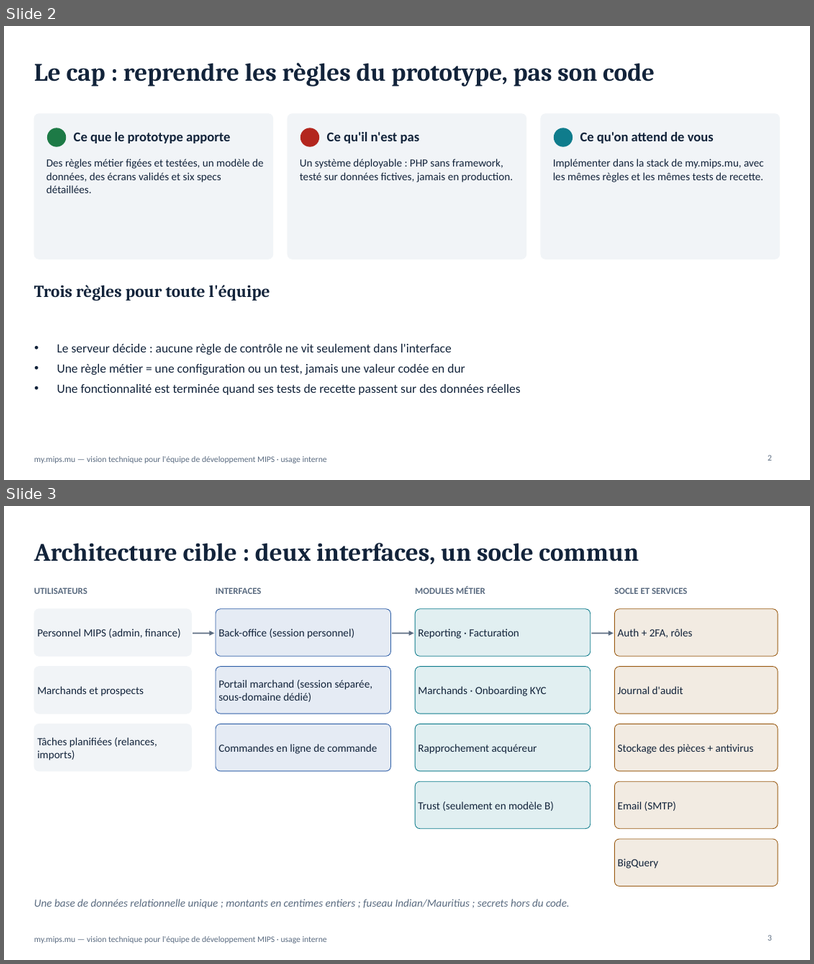
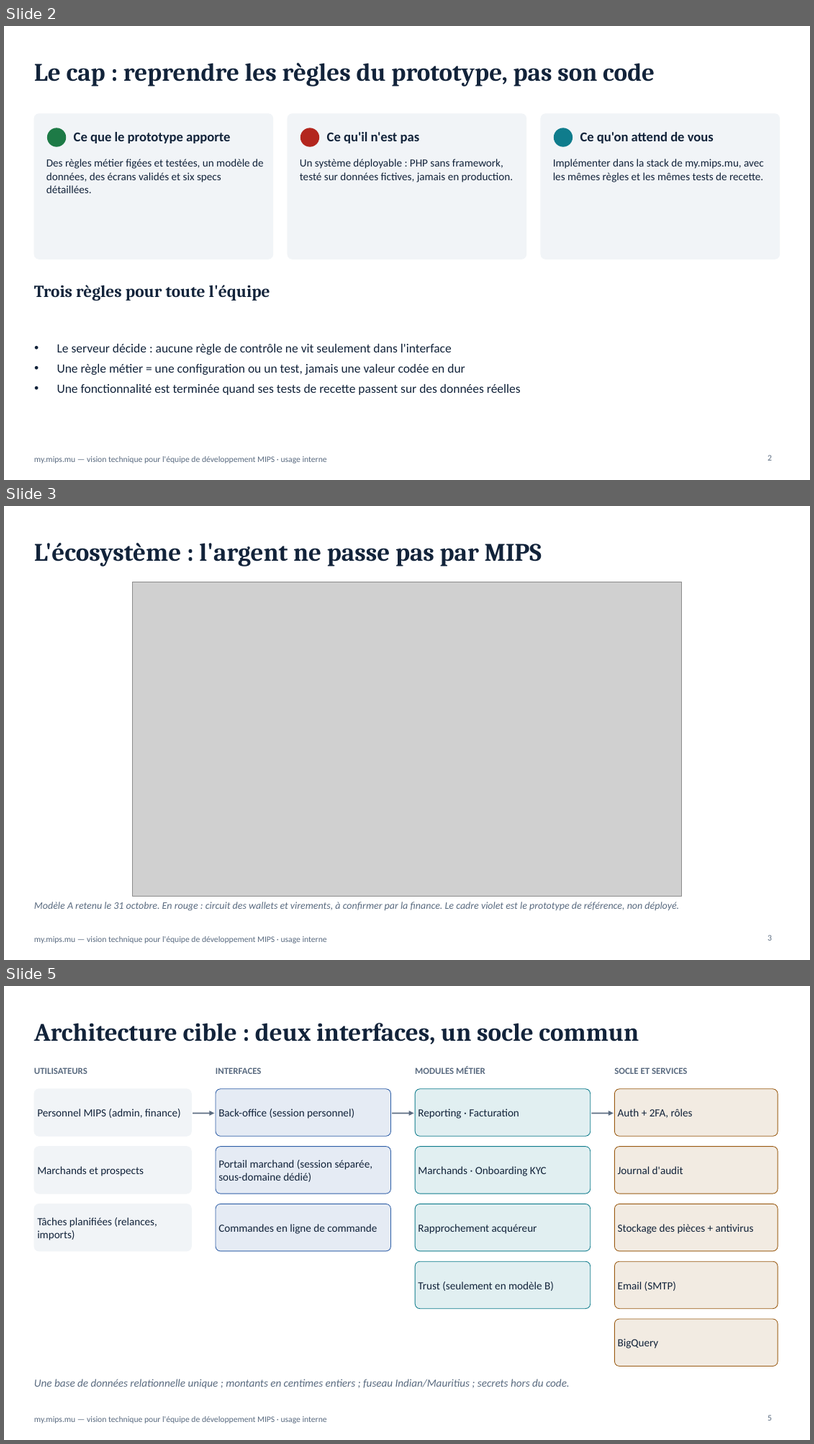
Before and after one commit to fmassonmips/mips-platform, a slide deck: outputs/recap/MIPS-vision-developpeurs.pptx. Shown one above the other, each under a label of ours: slides 2 and 3 before the commit, slides 2, 3 and 5 after it; the slides between them are not shown. The pictures are 814x964 and 814x1444 pixels, drawn with LibreOffice and Linux fonts; fonts in the diff are those of the drawing; grey boxes stand for pictures. Boxes give left, top, right and bottom in pixels: in the first picture for what was removed or moved away, otherwise in the second. Text is boxed around its words. In the diff, an @@ line names an element or a change of style, - is before the commit and + after.

```diff
--- a/outputs/recap/MIPS-vision-developpeurs.pptx
+++ b/outputs/recap/MIPS-vision-developpeurs.pptx
@@ slide 3 added at box(4, 506, 810, 960), background #FFFFFF; not listed: 1 template element that a slide beside it also shows @@
@@ title added at box(34, 543, 542, 566), 30 pt, text #12233A, bold @@
+L'écosystème : l'argent ne passe pas par MIPS
@@ picture added at box(133, 582, 682, 896) @@
@@ text added at box(34, 901, 679, 911), 12 pt, text #5A6B80, italic @@
+Modèle A retenu le 31 octobre. En rouge : circuit des wallets et virements, à confirmer par la finance. Le cadre violet est le prototype de référence, non déployé.
@@ page number added at box(768, 934, 772, 940), 10 pt, text #5A6B80 @@
+3
@@ what was slide 3 is now slide 5 @@
@@ page number at box(768, 1414, 772, 1420): text changed @@
-3
+5
```
Also in this commit, not shown: 1 other slide added, 3 other files.
